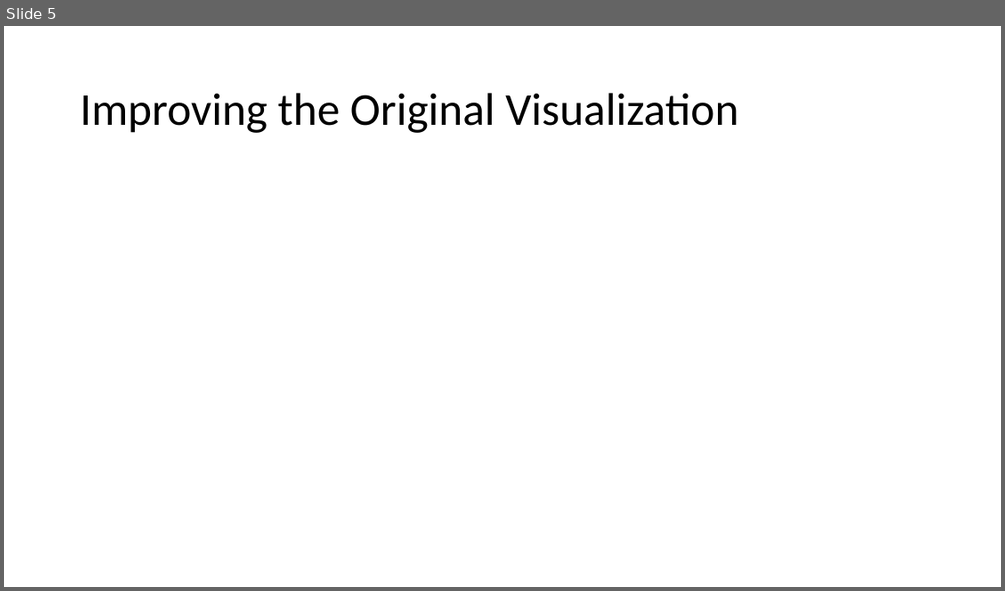
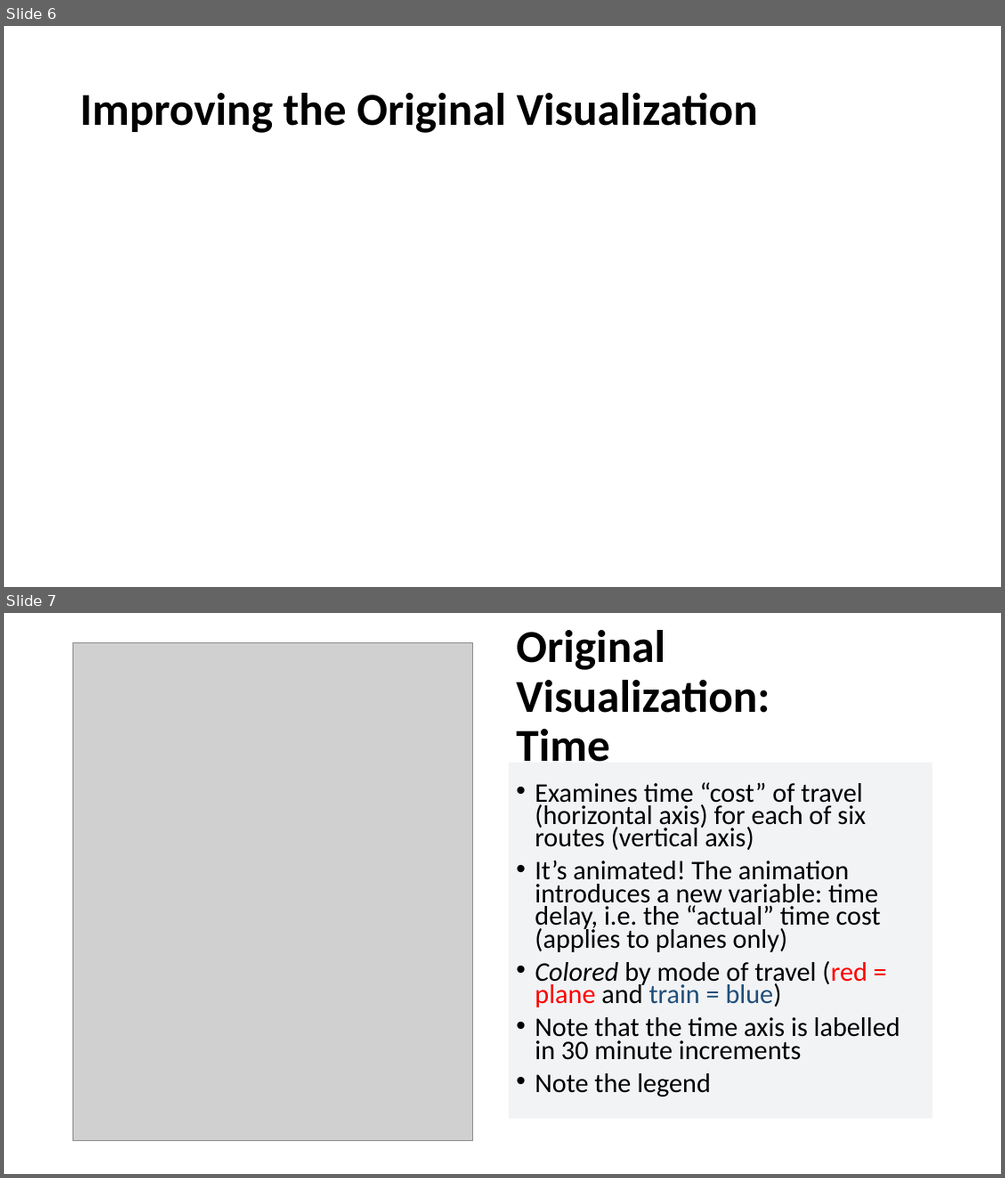
Before and after one commit to suyinlee23/MakeOverMonday_MAT_8790_LeazisLee, a slide deck: Trains vs Planes.pptx. Shown one above the other, each under a label of ours: slide 5 before the commit, slides 6 and 7 after it. The pictures are 1005x591 and 1005x1178 pixels, drawn with LibreOffice and Linux fonts; fonts in the diff are those of the drawing; grey boxes stand for pictures; background and template pictures are left out. Boxes give left, top, right and bottom in pixels: in the first picture for what was removed or moved away, otherwise in the second. Text is boxed around its words. In the diff, an @@ line names an element or a change of style, - is before the commit and + after.

```diff
--- a/Trains vs Planes.pptx
+++ b/Trains vs Planes.pptx
@@ slide 7 added at [4, 613, 1001, 1174], background picture (left out) @@
@@ title added at [516, 630, 769, 762], 44 pt, text #000000, bold @@
+Original Visualization:
+Time
@@ picture added at [73, 643, 473, 1141] @@
@@ text added at [509, 763, 933, 1119], fill #F1F3F5, 25.9 pt, text #000000 @@
+• Examines time “cost” of travel (horizontal axis) for each of six routes (vertical axis)
+• It’s animated! The animation introduces a new variable: time delay, i.e. the “actual” time cost (applies to planes only)
+• Colored by mode of travel (red = plane and train = blue)
+• Note that the time axis is labelled in 30 minute increments
+• Note the legend
@@ what was slide 5 is now slide 6 @@
@@ slide 6 changed as well @@
@@ title "Improving the Original Visualization" at [80, 93, 758, 133]: bold on @@
```
Also in this commit, not shown: 6 other slides changed, 4 other slides added.
